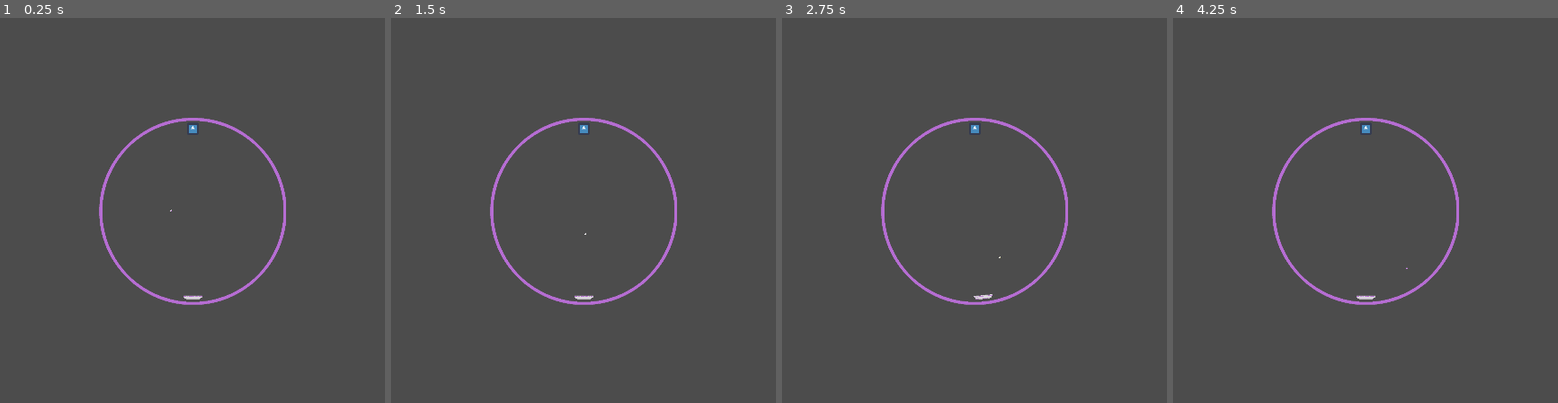
Above: before the commit, frames 1-4 (left to right).
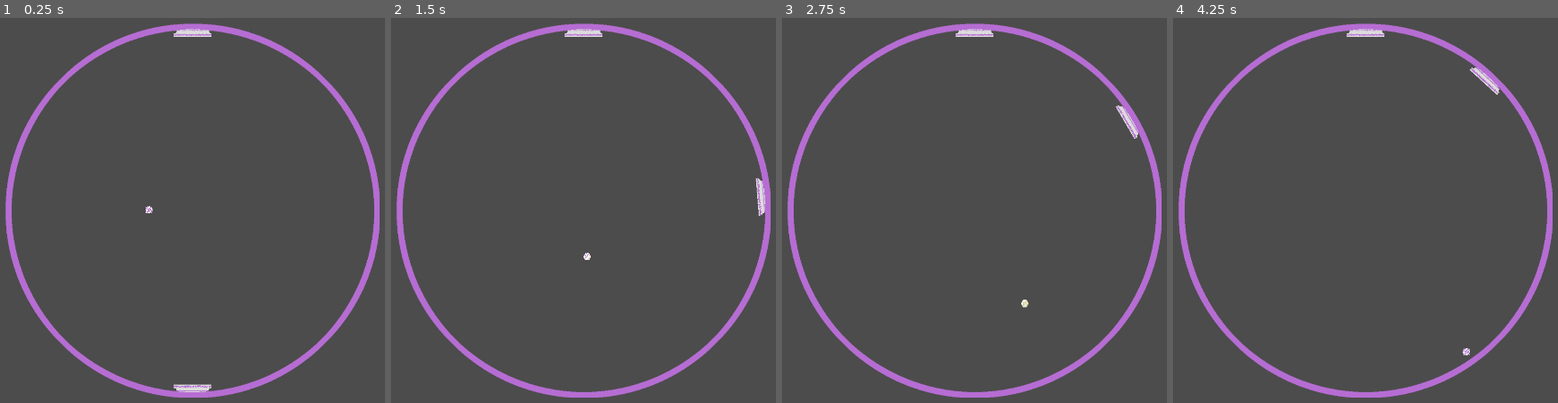
Above: after the commit, the same moments.

Repository: tannercantlay/Star-Pong
Game: Godot game, scene res://Scenes/OuterCollider.tscn
The game is run twice, just before and just after one commit, with the same random seed, the same clock (stepped at 60 frames per second) and the same inputs. The engine's default icon, where the game draws it, is replaced by a stand-in: a white triangle on a blue panel in a dark square.
Inputs:
- Up to frame 1 (0.25 s): no input
- Up to frame 2 (1.5 s): tap Enter at 0.5 s; hold D 0.53-1.28 s; hold A from 1.28 s (still down)
- Up to frame 3 (2.75 s): release A at 2.03 s; hold D from 2.03 s (still down)
- Up to frame 4 (4.25 s): release D at 3.53 s; hold A from 3.53 s (still down)

The runs differ from the first frame. In frame 1, 6.9% of the frame differs, in the area x 1-99%, y 1-99%; in frame 2, 6.9%; in frame 3, 6.9%; in frame 4, 6.9%.

Commit message:
realigned and edited sprites

Diff:
--- a/Pong/Scenes/OuterCollider.tscn
+++ b/Pong/Scenes/OuterCollider.tscn
@@ -2,7 +2,7 @@
 
 [ext_resource path="res://Sprites/OuterRing_P.png" type="Texture" id=1]
 [ext_resource path="res://paddle1.gd" type="Script" id=2]
-[ext_resource path="res://icon.png" type="Texture" id=3]
+[ext_resource path="res://Sprites/Paddle.png" type="Texture" id=3]
 [ext_resource path="res://ball.gd" type="Script" id=4]
 [ext_resource path="res://paddle2.gd" type="Script" id=5]
 [ext_resource path="res://Sprites/SpriteSheets/Platform_P.png" type="Texture" id=6]
@@ -13,9 +13,9 @@
 [sub_resource type="CanvasItemMaterial" id=2]
 
 [sub_resource type="RectangleShape2D" id=3]
-extents = Vector2( 35.3214, 14.5625 )
+extents = Vector2( 50.2757, 9.44635 )
 
-[sub_resource type="Animation" id=5]
+[sub_resource type="Animation" id=4]
 resource_name = "paddle"
 length = 0.6
 loop = true
@@ -32,8 +32,8 @@
 "values": [ 0, 1, 2, 3, 4, 5 ]
 }
 
-[sub_resource type="CircleShape2D" id=4]
-radius = 53.5937
+[sub_resource type="CircleShape2D" id=5]
+radius = 10.9642
 
 [sub_resource type="Animation" id=6]
 resource_name = "ballRotate"
@@ -55,6 +55,10 @@
 
 [node name="CenterPoint" type="Position2D" parent="."]
 
+[node name="Camera2D" type="Camera2D" parent="."]
+position = Vector2( 0.583742, 2.97754 )
+current = true
+
 [node name="OuterRing_P" type="Sprite" parent="."]
 texture = ExtResource( 1 )
 
@@ -73,44 +77,39 @@
 
 [node name="CollisionShape2D" type="CollisionShape2D" parent="Paddle1"]
 material = SubResource( 2 )
-position = Vector2( 0, 460.97 )
+position = Vector2( 0, 475.204 )
 shape = SubResource( 3 )
 
 [node name="paddleSpriteP" type="Sprite" parent="Paddle1/CollisionShape2D"]
-position = Vector2( -0.00899482, -0.0224657 )
 texture = ExtResource( 6 )
 hframes = 6
 
 [node name="AnimationPlayer" type="AnimationPlayer" parent="Paddle1/CollisionShape2D/paddleSpriteP"]
 autoplay = "paddle"
 method_call_mode = 1
-anims/paddle = SubResource( 5 )
+anims/paddle = SubResource( 4 )
 
 [node name="Paddle2" type="KinematicBody2D" parent="."]
 script = ExtResource( 5 )
 
 [node name="CollisionShape2D" type="CollisionShape2D" parent="Paddle2"]
 material = SubResource( 2 )
-position = Vector2( 0, -460.97 )
+position = Vector2( 0, -475.204 )
 shape = SubResource( 3 )
 
 [node name="Sprite" type="Sprite" parent="Paddle2/CollisionShape2D"]
-position = Vector2( -0.203922, 19.5629 )
+rotation = 3.14159
 texture = ExtResource( 3 )
-
-[node name="Camera2D" type="Camera2D" parent="."]
-position = Vector2( 0.583742, 2.97754 )
-current = true
-zoom = Vector2( 2, 2 )
 
 [node name="Ball" type="KinematicBody2D" parent="."]
 script = ExtResource( 4 )
 
 [node name="CollisionShape2D" type="CollisionShape2D" parent="Ball"]
 position = Vector2( -141.367, -27.2835 )
-shape = SubResource( 4 )
+shape = SubResource( 5 )
 
 [node name="ballSprite" type="Sprite" parent="Ball/CollisionShape2D"]
+scale = Vector2( 2, 2 )
 texture = ExtResource( 7 )
 hframes = 10
 frame = 5
--- a/Pong/ball.gd
+++ b/Pong/ball.gd
@@ -8,6 +8,7 @@
 var velocity = Vector2()
 var returnValue
 var speed = 100
+var lastHit = "purple"
 
 # Called when the node enters the scene tree for the first time.
 func _ready():
@@ -16,6 +17,8 @@
 	pass # Replace with function body.
 
 # Called every frame. 'delta' is the elapsed time since the previous frame.
+func hit():
+	print_debug("ball hit")
 
 func _physics_process(delta):
 	var collision = move_and_collide(velocity * delta)
@@ -23,7 +26,9 @@
 		velocity = velocity.bounce(collision.normal)
 		if collision.collider.has_method("hit"):
 			print("Entered Hit Method")
-			collision.collider.hit()
+			collision.collider.hit(lastHit)
+			velocity = Vector2(0,lastHit)
+
 
 	#returnValue = move_and_collide(velocity)
 
--- a/Pong/gameManager.gd
+++ b/Pong/gameManager.gd
@@ -10,11 +10,16 @@
 func _ready():
 	pass # Replace with function body.
 
-func hit():
-	var ball = move_and_collide(velocity)
-	if ball:
-		ball.collider_velocity(velocity)
-		print("f")
+func hit(team):
+	var collision = move_and_collide(velocity)
+#	if collision:
+#		if collision.collider.has_method("hit"):
+#			print_debug("ball Entered Hit Method")
+#			collision.collider.hit()
+	if(team == "purple"):
+		print ("team 1")
+	if(team == yellow):
+		print("team 2")
 	pass
 
 # Called every frame. 'delta' is the elapsed time since the previous frame.
--- a/Pong/paddle1.gd
+++ b/Pong/paddle1.gd
@@ -10,46 +10,22 @@
 var location
 var radius = 22.5
 var rotation_dir
-var rotation_speed = 1
+var rotation_speed = 30
+var team = -1
 #var teamColor = player.color or whatever
 
 # Called when the node enters the scene tree for the first time.
 func _ready():
-	#theta = PI
 	rotation_dir = 0
-	pass
-#	if teamColor == "purple":
-#		theta = PI/2
-#	else:
-#		theta = 3*PI/4
-
-func _input(event):
-	if event is InputEventKey and event.pressed:
-		#if statement to determine what teamColor we are
-		if event.scancode == KEY_A:
-			rotation_dir += .1
-			#theta += .05
-			#locationX =  cos(theta)
-			#locationY = sin(theta)
-			#translate(location)
-		elif event.scancode == KEY_D:
-			#theta -= .05
-			#locationX =  -cos(theta)
-			#locationY = -sin(theta)
-			#translate(location)
-			rotation_dir -= .1
-
-	rotation = rotation_dir * rotation_speed
-	#if event.pressed == false and abs(rotation_dir) != 0:
-		#while(event.pressed == false and abs(rotation_dir) > 0.001):
-			#rotation_dir = rotation_dir * (3/4)
 	pass
 
 
 # Called every frame. 'delta' is the elapsed time since the previous frame.
-func _process(delta):
-	#rotation = rotation_dir * rotation_speed * delta
-	#location = radius * Vector2(locationX, locationY)
-	#print_debug(location)
+func _physics_process(delta):
+	if(Input.is_key_pressed(65)): #Key_A
+		rotation_dir += .1
+	if(Input.is_key_pressed(68)): #Key_D
+		rotation_dir -= .1
 
+	rotation = rotation_dir * rotation_speed * delta
 	pass
--- a/Pong/paddle2.gd
+++ b/Pong/paddle2.gd
@@ -10,42 +10,27 @@
 var location
 var radius = 22.5
 var rotation_dir
-var rotation_speed = 1
+var rotation_speed = 30
+var team = 1
 #var teamColor = player.color or whatever
 
 # Called when the node enters the scene tree for the first time.
 func _ready():
-	#theta = PI
+
 	rotation_dir = 0
 	pass
-#	if teamColor == "purple":
-#		theta = PI/2
-#	else:
-#		theta = 3*PI/4
+#
 
-func _input(event):
-	if event is InputEventKey and event.pressed:
-		#if statement to determine what teamColor we are
-		if event.scancode == KEY_RIGHT:
-			rotation_dir += .1
-			#theta += .05
-			#locationX =  cos(theta)
-			#locationY = sin(theta)
-			#translate(location)
-		elif event.scancode == KEY_LEFT:
-			#theta -= .05
-			#locationX =  -cos(theta)
-			#locationY = -sin(theta)
-			#translate(location)
-			rotation_dir -= .1
-	rotation = rotation_dir * rotation_speed
-	pass
+
 
 
 # Called every frame. 'delta' is the elapsed time since the previous frame.
-func _process(delta):
-	#rotation = rotation_dir * rotation_speed * delta
-	#location = radius * Vector2(locationX, locationY)
-	#print_debug(location)
+func _physics_process(delta):
+	if(Input.is_key_pressed(16777233)): #Key_Right
+		rotation_dir += .1
+	if(Input.is_key_pressed(16777231)): #Key_left
+		rotation_dir -= .1
+
+	rotation = rotation_dir * rotation_speed * delta
 
 	pass
